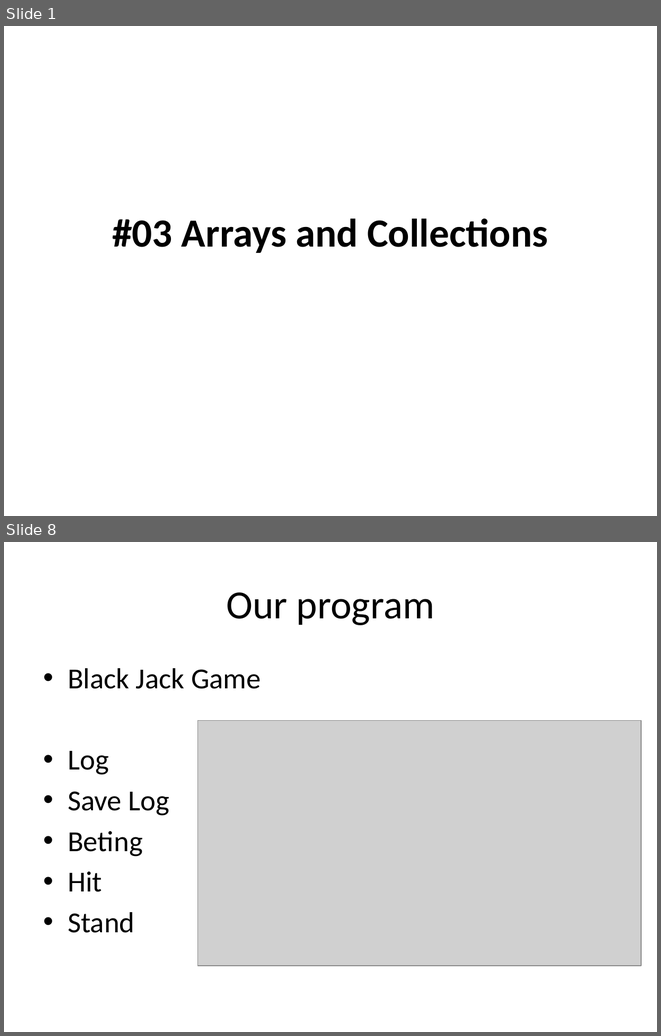
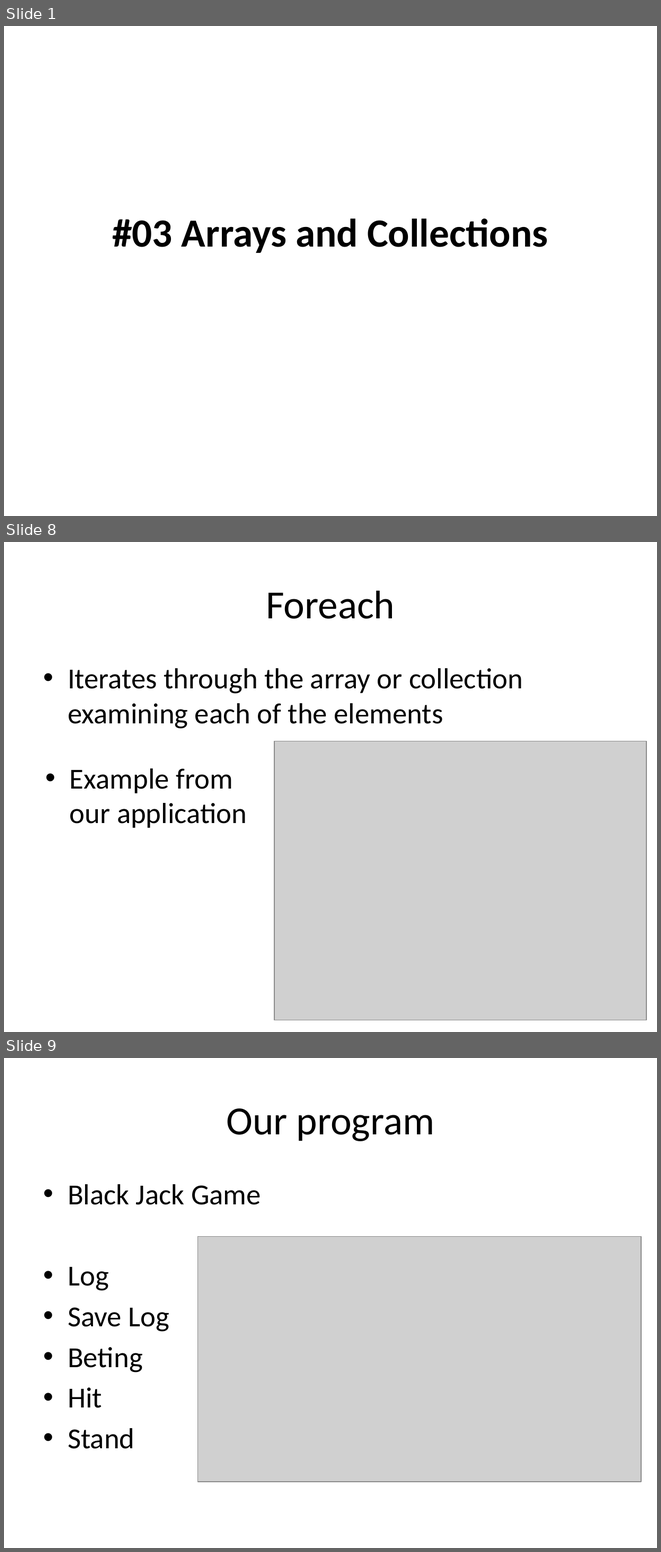
Before and after one commit to isurup/kalle-martin-group, a slide deck: OOPExam/03 Arrays and Collections.pptx. Shown one above the other, each under a label of ours: slides 1 and 8 before the commit, slides 1, 8 and 9 after it; the slides between them are not shown. The pictures are 661x1036 and 661x1552 pixels, drawn with LibreOffice and Linux fonts; fonts in the diff are those of the drawing; grey boxes stand for pictures. Boxes give left, top, right and bottom in pixels: in the first picture for what was removed or moved away, otherwise in the second. Text is boxed around its words. In the diff, an @@ line names an element or a change of style, - is before the commit and + after.

```diff
--- a/OOPExam/03 Arrays and Collections.pptx
+++ b/OOPExam/03 Arrays and Collections.pptx
@@ slide 8 added at box(4, 542, 657, 1032), background #FFFFFF @@
@@ title added at box(266, 590, 395, 619), 44 pt, text #000000 @@
+Foreach
@@ text added at box(68, 668, 523, 729), 32 pt, text #000000 @@
+• Iterates through the array or collection examining each of the elements
@@ picture added at box(274, 741, 646, 1020) @@
@@ text added at box(70, 768, 247, 828), 32 pt, text #000000 @@
+• Example from our application
@@ what was slide 8 is now slide 9 @@
```
Also in this commit, not shown: 3 slides changed, 4 other slides added, 5 slides removed.
